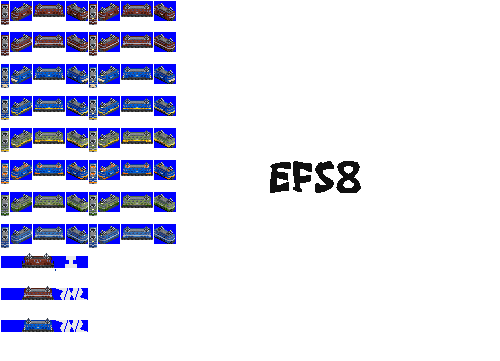
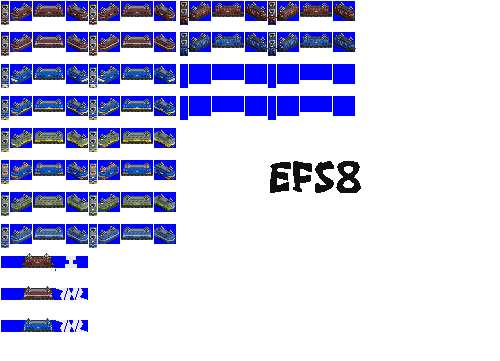
The second 500 x 361 image is a revision of the first. Changes to its layers:
painted on "Pasted Layer" over <box>27,255,51,266</box>
added layer "Old shape" above "ed79.png" over <box>27,1,356,266</box>
painted on "ed79.png" over <box>180,1,355,120</box>
